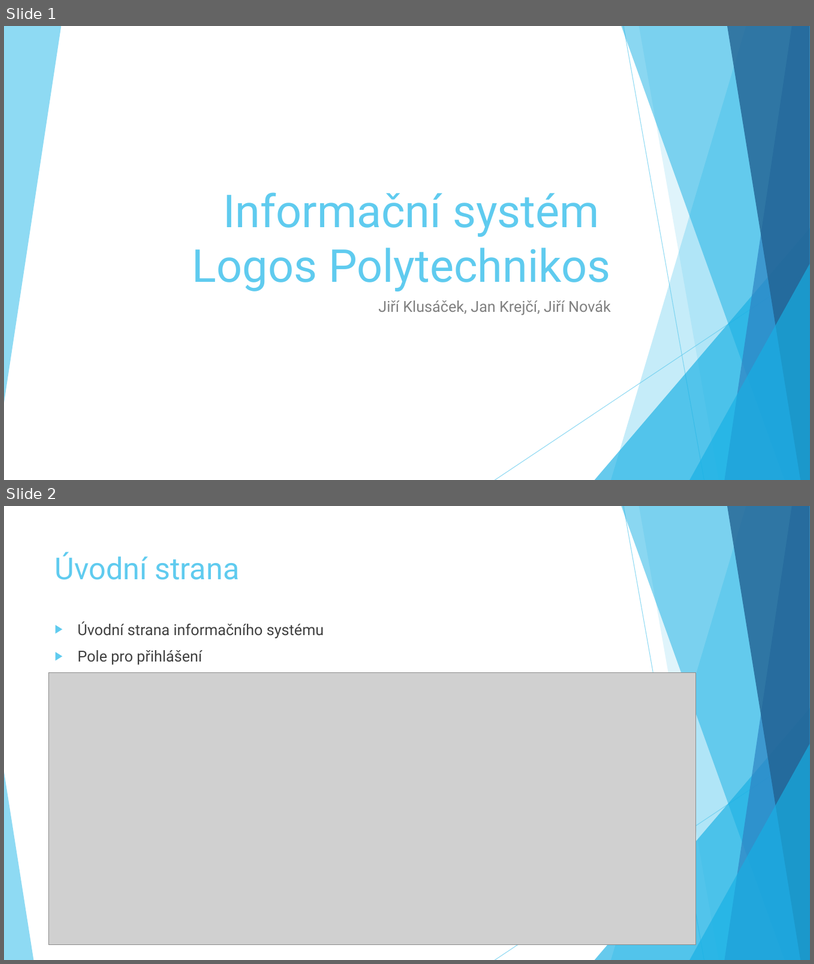
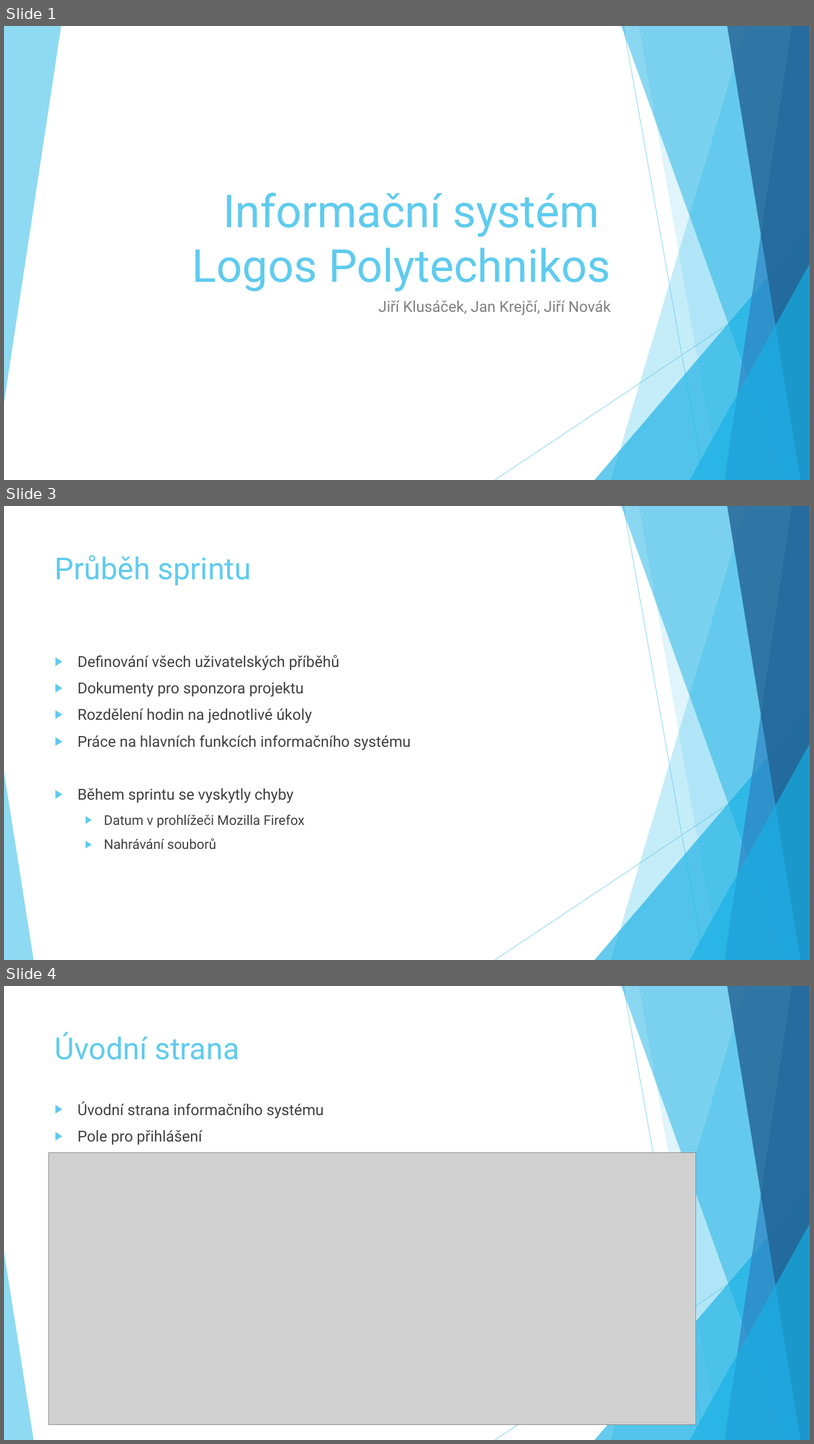
Before and after one commit to jklusacek73/RizeniSWProjektu, a slide deck: Prezentace/RSP.pptx. Shown one above the other, each under a label of ours: slides 1 and 2 before the commit, slides 1, 3 and 4 after it; the slides between them are not shown. The pictures are 814x964 and 814x1444 pixels, drawn with LibreOffice and Linux fonts; fonts in the diff are those of the drawing; grey boxes stand for pictures. Boxes give left, top, right and bottom in pixels: in the first picture for what was removed or moved away, otherwise in the second. Text is boxed around its words. In the diff, an @@ line names an element or a change of style, - is before the commit and + after.

```diff
--- a/Prezentace/RSP.pptx
+++ b/Prezentace/RSP.pptx
@@ slide 3 added at <box>4,506,810,960</box>, background #FFFFFF; not listed: 10 template elements that a slide beside it also shows @@
@@ title added at <box>55,555,251,585</box>, 36 pt, text #5FCBEF @@
+Průběh sprintu
@@ text added at <box>78,655,411,849</box>, 18 pt, text #404040 @@
+▶ Definování všech uživatelských příběhů
+▶ Dokumenty pro sponzora projektu
+▶ Rozdělení hodin na jednotlivé úkoly
+▶ Práce na hlavních funkcích informačního systému
+▶ Během sprintu se vyskytly chyby
+  ▶ Datum v prohlížeči Mozilla Firefox
+  ▶ Nahrávání souborů
@@ what was slide 2 is now slide 4 @@
```
Also in this commit, not shown: 2 other slides added.
